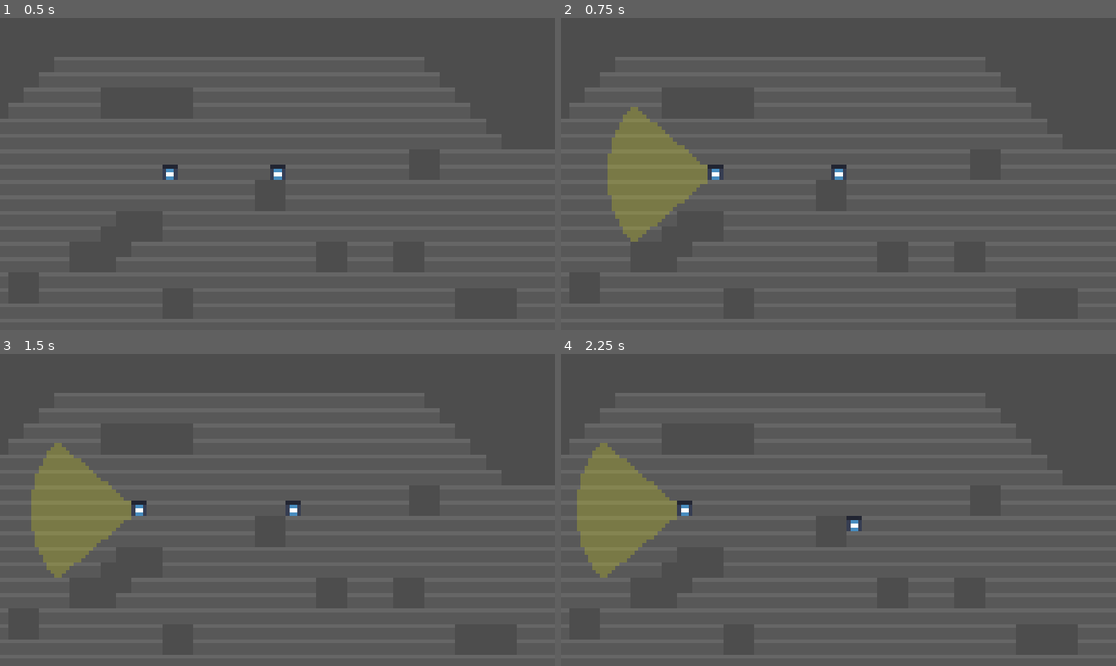
Above: before the commit, frames 1-4 (two rows, left to right).
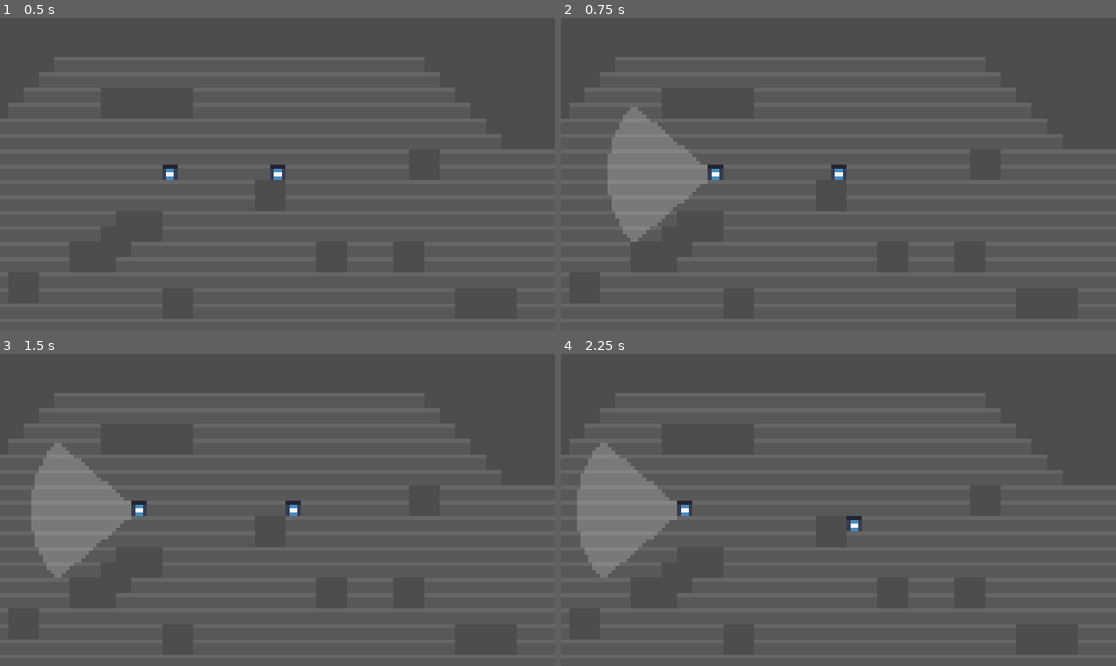
Above: after the commit, the same moments.

Repository: nexcoyocoatl/Projeto_Die_Hard
Game: Godot game, scene res://game.tscn
Same seed, same stepped clock (60 frames per second), same inputs: the game is played once before the commit and once after it.
Inputs:
- Up to frame 1 (0.5 s): no input
- Up to frame 2 (0.75 s): tap Enter at 0.5 s; hold Right (player_move_right) from 0.53 s (still down)
- Up to frame 3 (1.5 s): tap Space at 1.25 s; release Right (player_move_right) at 1.28 s; hold Down (player_move_down) from 1.28 s (still down)
- Up to frame 4 (2.25 s): tap Enter at 2 s; release Down (player_move_down) at 2.03 s; hold Right (player_move_right) from 2.03 s (still down)

Frame 1 is identical in both runs. In frame 2, 4.7% of the frame differs, in the area x 8-27%, y 28-72%; in frame 3, 4.7%, in the area x 5-24%, y 28-72%; in frame 4, 4.7%.

Commit message:
Mudança das cores do cone, modificado debug, pequenos ajustes

Diff:
--- a/Characters/npc.gd
+++ b/Characters/npc.gd
@@ -43,6 +43,7 @@
 @export_range(10,90) var cone_ray_angle_alert : int = 30
 var cone_ray_angle : int = cone_ray_angle_normal
 var alert : bool = false
+var shoot : bool = false	# Quando atira (cone fica vermelho)
 var cone_ray : RayCast2D
 var cone_polygon : PackedVector2Array = []
 
@@ -58,12 +59,13 @@
 	# Desenha polígono do cone de visão
 	if (cone_polygon.size() > 3): # Só tenta desenhar se tem um polígono
 		if (alert):
-			draw_polygon(cone_polygon, [Color(130.0, 0.0, 0.0, 0.2)])
-			if mode == Mode.PATROL:
-				mode = Mode.FOLLOW
-			last_player_position = (player.global_position / GlobalVariables.TILE_SIZE).floor()
+			draw_polygon(cone_polygon, [Color(1.0, 0.7, 0.0, 0.2)])
+		elif (mode == Mode.FOLLOW):
+			draw_polygon(cone_polygon, [Color(1.0, 1.0, 0.0, 0.2)])
+		elif (shoot):
+			draw_polygon(cone_polygon, [Color(1.0, 0.0, 0.0, 0.2)])
 		else:
-			draw_polygon(cone_polygon, [Color(130.0, 130.0, 0.0, 0.2)])
+			draw_polygon(cone_polygon, [Color(1.0, 1.0, 1.0, 0.2)])
 
 func _process(_delta) -> void:
 	if (moving):
@@ -87,8 +89,15 @@
 					cone_ray.rotation_degrees = 90
 				Direction.RIGHT:
 					cone_ray.rotation_degrees = 270
-
 		create_cone()
+
+	# Troquei pra cá, pra tirar do desenho (aqui parece mais apropriado)
+	if (alert):
+		if mode == Mode.PATROL:
+			mode = Mode.FOLLOW
+
+			# TODO: necessário?
+			#last_player_position = (player.global_position / GlobalVariables.TILE_SIZE).floor()
 
 func receive_tilemap(tilemap : TileMapLayer) -> void:
 	self.tilemap_layer = tilemap
@@ -99,6 +108,7 @@
 	pathfinding_grid.cell_size = Vector2(GlobalVariables.TILE_SIZE, GlobalVariables.TILE_SIZE)
 	pathfinding_grid.diagonal_mode = AStarGrid2D.DIAGONAL_MODE_NEVER
 	pathfinding_grid.update()
+	if (!GlobalVariables.DEBUG): line_path.modulate.a = 0.0
 
 	var used_cells : Dictionary[Vector2i, bool] = {}
 	for cell in tilemap_layer.get_used_cells():
@@ -269,4 +279,5 @@
 
 func move_finished() -> void:
 	moving = false
+	if (GlobalVariables.DEBUG): print(self.name, " stops moving")
 	get_tree().call_group("Game", "child_done_confirmation")
--- a/Characters/player.gd
+++ b/Characters/player.gd
@@ -31,7 +31,7 @@
 		move()
 
 func receive_action(action):
-	if (GlobalVariables.DEBUG): print("player received action")
+	if (GlobalVariables.DEBUG): print("Player received action")
 	action_points += 1
 
 	# Por enquanto só pra movimento, se usar outra ação ou botão, quebra a execução
@@ -40,7 +40,6 @@
 # Movimenta o jogador
 func move():
 	var cell : Vector2i = (position/GlobalVariables.TILE_SIZE + input_direction).floor()
-	if (GlobalVariables.DEBUG): print(cell) # TODO: Para verificar próxima tile para a qual o player se movimentará
 	var tween = create_tween()
 
 	# TODO: muito ineficiente e contém bug na parte superior e a esquerda do mapa (avança um tile a mais)
@@ -56,10 +55,10 @@
 # Função que desativa o movimento após uma ação
 func move_false():
 	moving = false
-	if (GlobalVariables.DEBUG): print("Move false")
+	if (GlobalVariables.DEBUG): print("Player finished one move")
 
 	# Diminui os action points, e se acaba todos, avisa a cena Game (Main) que terminou
 	action_points -= 1
 	if action_points <= 0:
-		if (GlobalVariables.DEBUG): print("player stops moving")
+		if (GlobalVariables.DEBUG): print("Player stops moving")
 		get_tree().call_group("Game", "child_done_confirmation")
--- a/main.gd
+++ b/main.gd
@@ -1,8 +1,6 @@
 extends Node2D
 
 @export_category("Script Exports")
-@export_group("Debug")
-@export var debug : bool = true
 @export_group("Time and Movement")
 @export var pause_time : bool = true		# Para pausar o jogo
 @export var move_cooldown : float = 0.3		# Cooldown para cada movimento (0.3 segundos para cada nova ação)
@@ -67,7 +65,7 @@
 
 	if (awaiting_done_confirmation <= 0 and world_moving):
 		world_moving = false
-		print(awaiting_done_confirmation)
+		if (GlobalVariables.DEBUG): print("All Characters/Objects moved and confirmed")
 		stop_world()
 
 # Nodo Game está setado pra nunca pausar e sempre rodará esta função (e de física) em loop
@@ -77,14 +75,14 @@
 # Pausa todos outros nodos
 func pause_processing():
 	pause_time = true
-	print("time paused")
+	if (GlobalVariables.DEBUG): print("Time Paused")
 	OS.low_processor_usage_mode = true
 	get_tree().paused = true
 
 # Despausa
 func resume_processing():
 	pause_time = false
-	print("time resumed")
+	if (GlobalVariables.DEBUG): ("Time Resumed")
 	OS.low_processor_usage_mode = false
 	get_tree().paused = false
 
